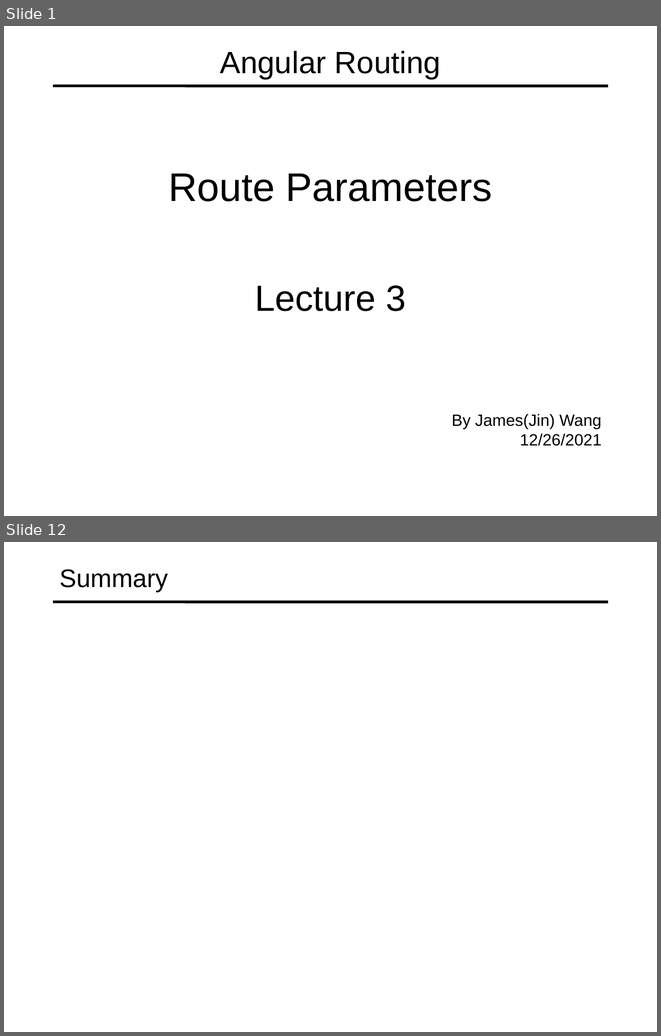
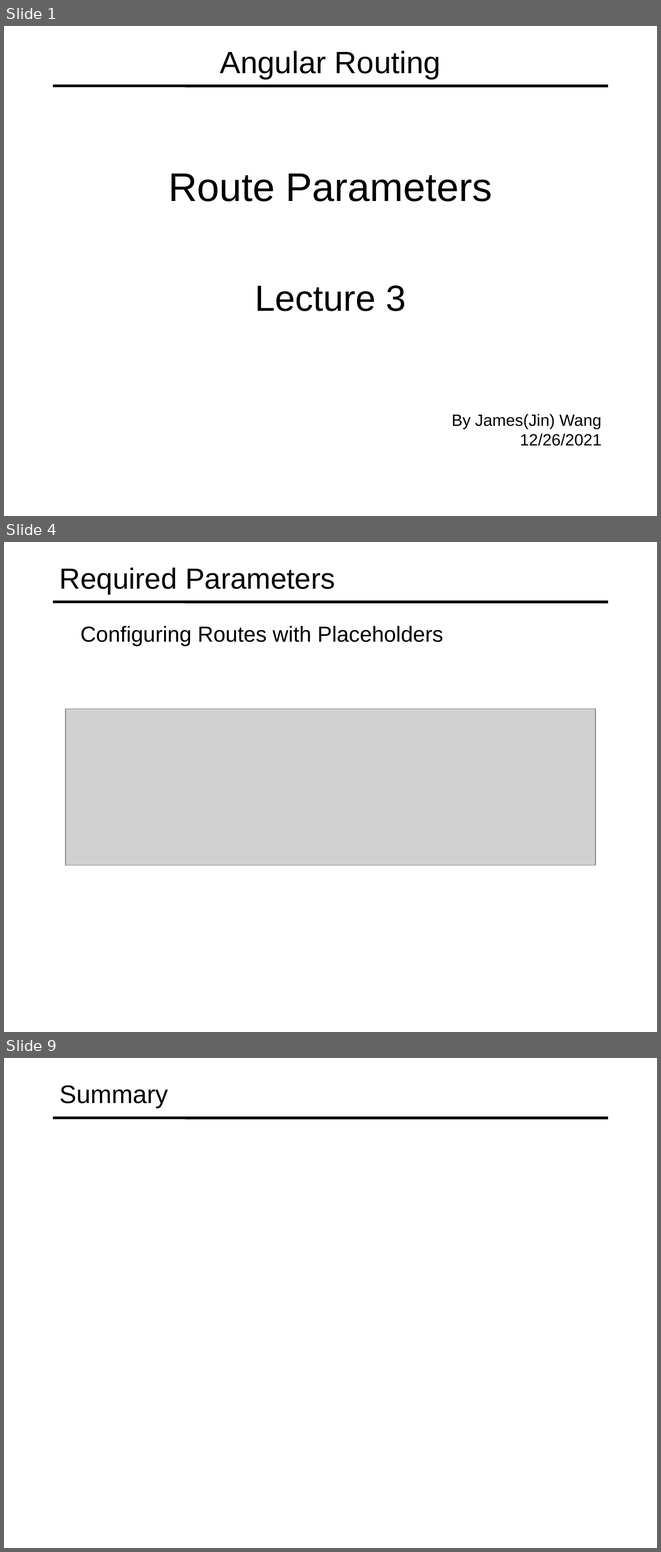
Before and after one commit to specter01wj/Jago_Link_Training, a slide deck: Angular/Angular12/Deep Dive/Angular Routing/3_Route Parameters/L3_Route Parameters.ppt. Shown one above the other, each under a label of ours: slides 1 and 12 before the commit, slides 1, 4 and 9 after it; the slides between them are not shown. The pictures are 661x1036 and 661x1552 pixels, drawn with LibreOffice and Linux fonts; fonts in the diff are those of the drawing; grey boxes stand for pictures. Boxes give left, top, right and bottom in pixels: in the first picture for what was removed or moved away, otherwise in the second. Text is boxed around its words. In the diff, an @@ line names an element or a change of style, - is before the commit and + after.

```diff
--- a/Angular/Angular12/Deep Dive/Angular Routing/3_Route Parameters/L3_Route Parameters.ppt
+++ b/Angular/Angular12/Deep Dive/Angular Routing/3_Route Parameters/L3_Route Parameters.ppt
@@ slide 4 added at (x1=4, y1=542, x2=657, y2=1032), background #FFFFFF; not listed: 1 template element that a slide beside it also shows @@
@@ title added at (x1=60, y1=567, x2=335, y2=594), 32 pt, text #000000 @@
+Required Parameters
@@ text added at (x1=80, y1=626, x2=443, y2=646), 24 pt, text #000000 @@
+  Configuring Routes with Placeholders
@@ picture added at (x1=65, y1=708, x2=595, y2=865) @@
@@ what was slide 12 is now slide 9 @@
```
Also in this commit, not shown: 6 other slides added, 10 slides removed.
